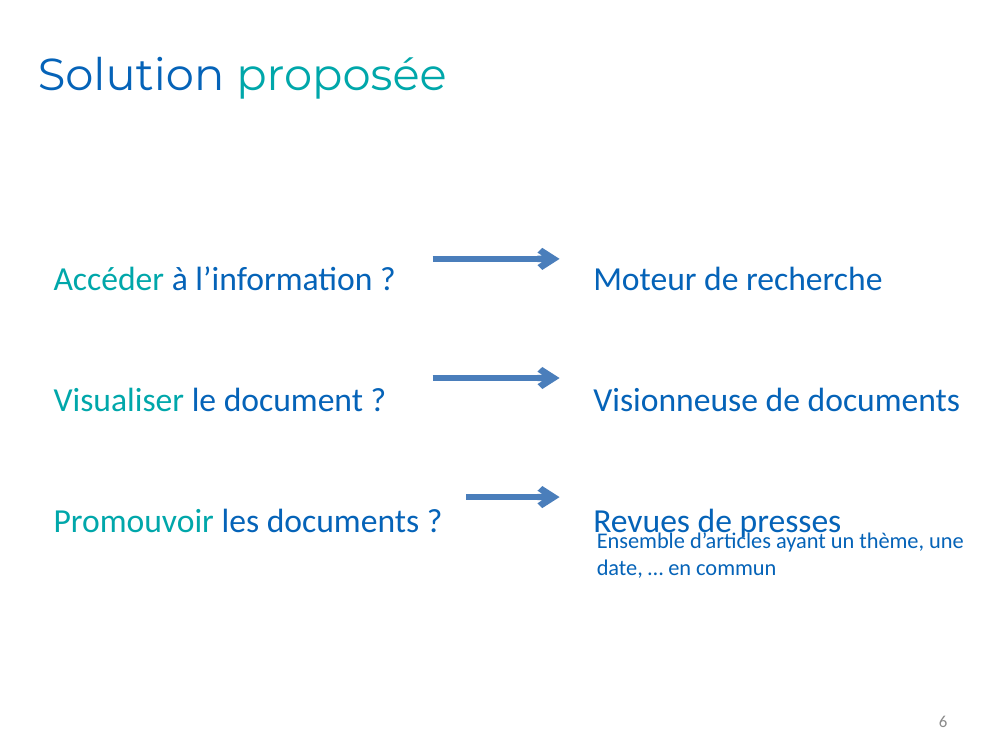
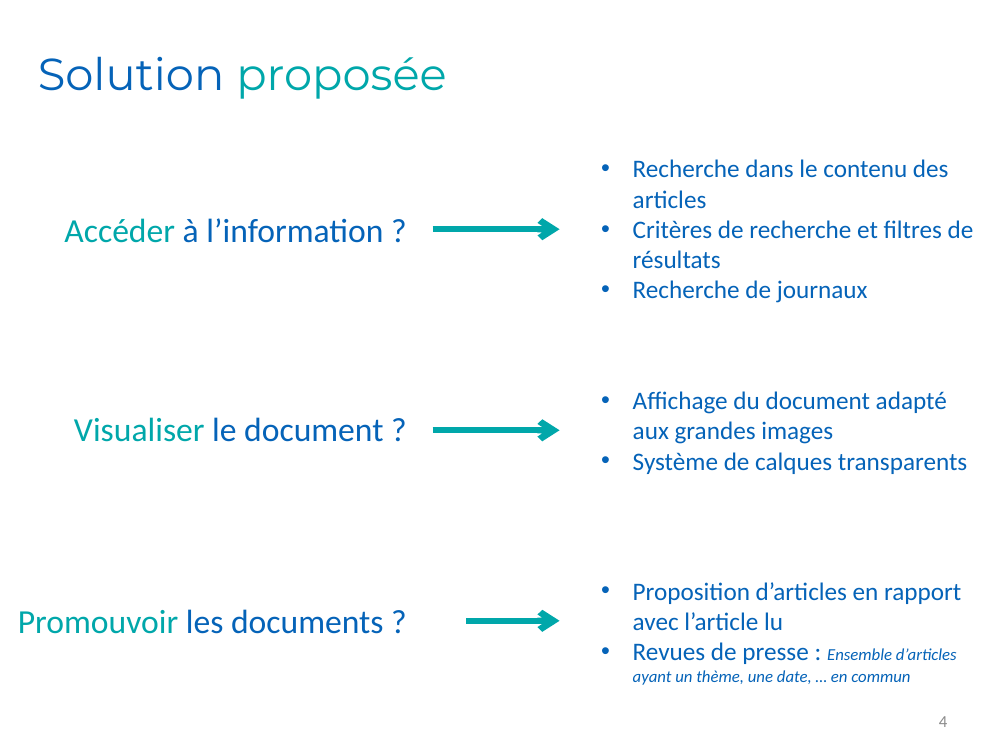
Before and after one commit to Romcol/Gutemberg-rapports, a slide deck: slide 4 of defense/1_project/powerpoint.pptx (slide 6 before the commit). Drawn at 1008x756 pixels with LibreOffice and Linux fonts; fonts in the diff are those of the drawing; background and template pictures are left out. Boxes give left, top, right and bottom in pixels: in the first picture for what was removed or moved away, otherwise in the second. Text is boxed around its words. In the diff, an @@ line names an element or a change of style, - is before the commit and + after.

```diff
--- a/defense/1_project/powerpoint.pptx
+++ b/defense/1_project/powerpoint.pptx
@@ text added at (633, 159, 974, 303), 18 pt, text #0563B8 @@
+• Recherche dans le contenu des articles
+• Critères de recherche et filtres de résultats
+• Recherche de journaux
@@ text "Accéder à l’information ?": place and size @@
-text "Accéder à l’information ?" at (54, 266, 419, 533)
+text "Accéder à l’information ?" at (64, 218, 383, 243)
@@ text "Accéder à l’information ?" at (64, 218, 383, 243): alignment left to right; line spacing 3 to 1 @@
@@ arrow moved from (432, 259) - (559, 259) to (432, 229) - (559, 229) @@
@@ arrow (432, 229) - (559, 229): stroke #4B7EBC 4.5 pt to #00A7AA 4.5 pt @@
@@ text removed at (593, 266, 960, 541) @@
-Moteur de recherche
-Visionneuse de documents
-Revues de presses
@@ text at (54, 387, 419, 533): paragraphs removed @@
-Visualiser le document ?
-Promouvoir les documents ?
@@ text added at (74, 417, 383, 442), 24 pt, text #0563B8 @@
+Visualiser le document ?
@@ text added at (633, 391, 967, 474), 18 pt, text #0563B8 @@
+• Affichage du document adapté aux grandes images
+• Système de calques transparents
@@ arrow moved from (432, 378) - (559, 378) to (432, 430) - (559, 430) @@
@@ arrow (432, 430) - (559, 430): stroke #4B7EBC 4.5 pt to #00A7AA 4.5 pt @@
@@ text at (633, 582, 961, 685): text changed; size 16 to 18 pt @@
-Ensemble d’articles ayant un thème, une date, … en commun
+• Proposition d’articles en rapport avec l’article lu
+• Revues de presse : Ensemble d’articles ayant un thème, une date, … en commun
@@ text added at (18, 609, 383, 634), 24 pt, text #0563B8 @@
+Promouvoir les documents ?
@@ arrow moved from (466, 497) - (559, 497) to (466, 621) - (559, 621) @@
@@ arrow (466, 621) - (559, 621): stroke #4B7EBC 4.5 pt to #00A7AA 4.5 pt @@
@@ page number at (939, 716, 947, 727): text changed @@
-6
+4
```
Also in this commit, not shown: 7 other slides changed, 4 slides added, 2 slides removed.
